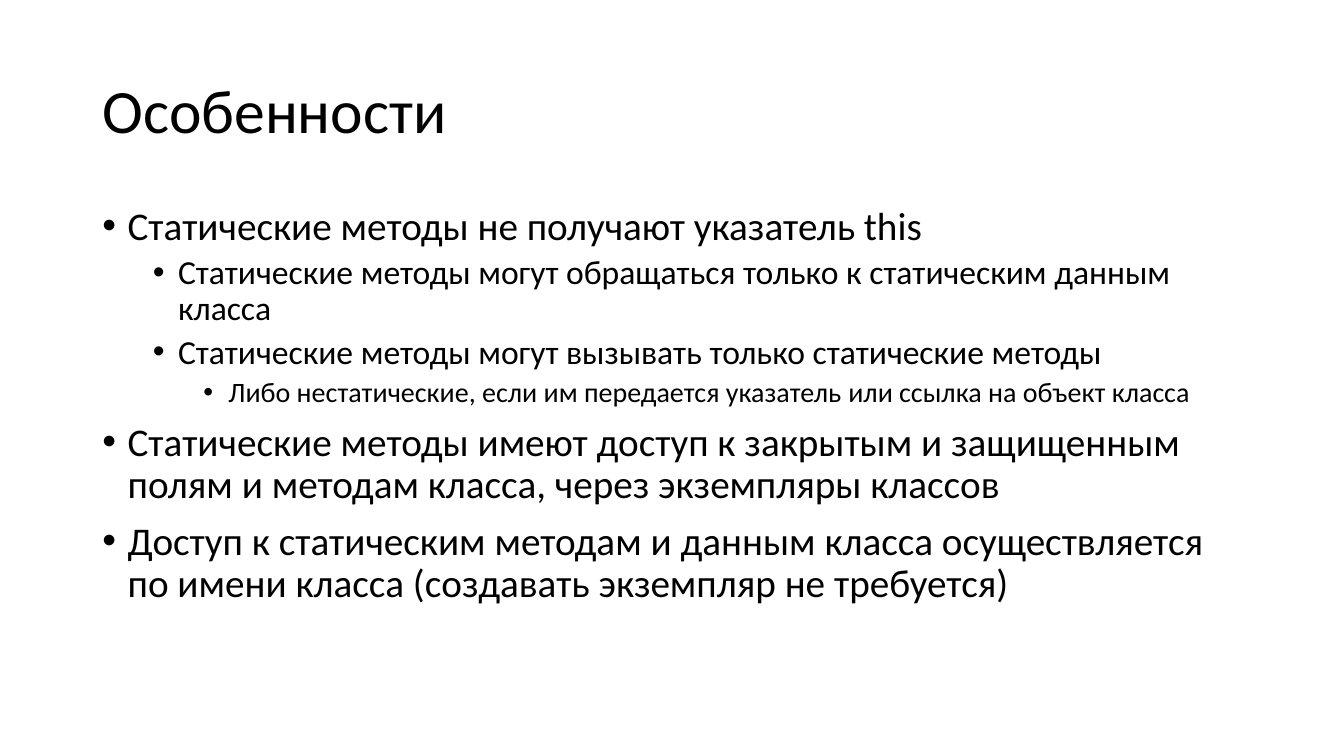
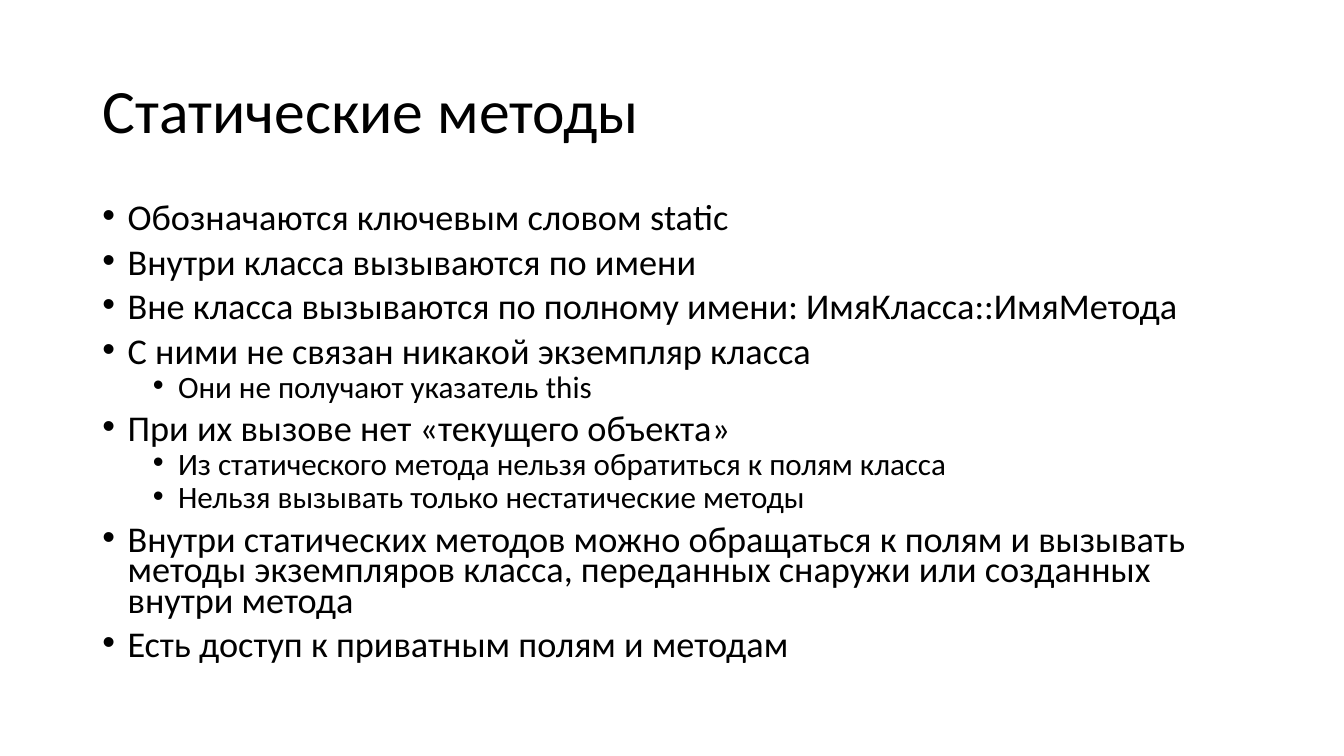
Before and after one commit to alexey-malov/oop, a slide deck: slide 133 of lectures/02/Основы ООП.pptx. Drawn at 1344x756 pixels with LibreOffice and Linux fonts; fonts in the diff are those of the drawing. Boxes give left, top, right and bottom in pixels: in the first picture for what was removed or moved away, otherwise in the second. Text is boxed around its words. In the diff, an @@ line names an element or a change of style, - is before the commit and + after.

Commit message:
Доработал раздел про статические методы и данные

```diff
--- a/lectures/02/Основы ООП.pptx
+++ b/lectures/02/Основы ООП.pptx
@@ title at (102,93,638,143): text changed @@
-Особенности
+Статические методы
@@ text at (128,205,1185,663): text changed; size 28 to 25.9 pt @@
-• Статические методы не получают указатель this
-  • Статические методы могут обращаться только к статическим данным класса
-  • Статические методы могут вызывать только статические методы
-    • Либо нестатические, если им передается указатель или ссылка на объект класса
-• Статические методы имеют доступ к закрытым и защищенным полям и методам класса, через экземпляры классов
-• Доступ к статическим методам и данным класса осуществляется по имени класса (создавать экземпляр не требуется)
+• Обозначаются ключевым словом static
+• Внутри класса вызываются по имени
+• Вне класса вызываются по полному имени: ИмяКласса::ИмяМетода
+• С ними не связан никакой экземпляр класса
+  • Они не получают указатель this
+• При их вызове нет «текущего объекта»
+  • Из статического метода нельзя обратиться к полям класса
+  • Нельзя вызывать только нестатические методы
+• Внутри статических методов можно обращаться к полям и вызывать методы экземпляров класса, переданных снаружи или созданных внутри метода
+• Есть доступ к приватным полям и методам
```
Also in this commit, not shown: 6 other slides changed, 11 slides added, 5 slides removed.
